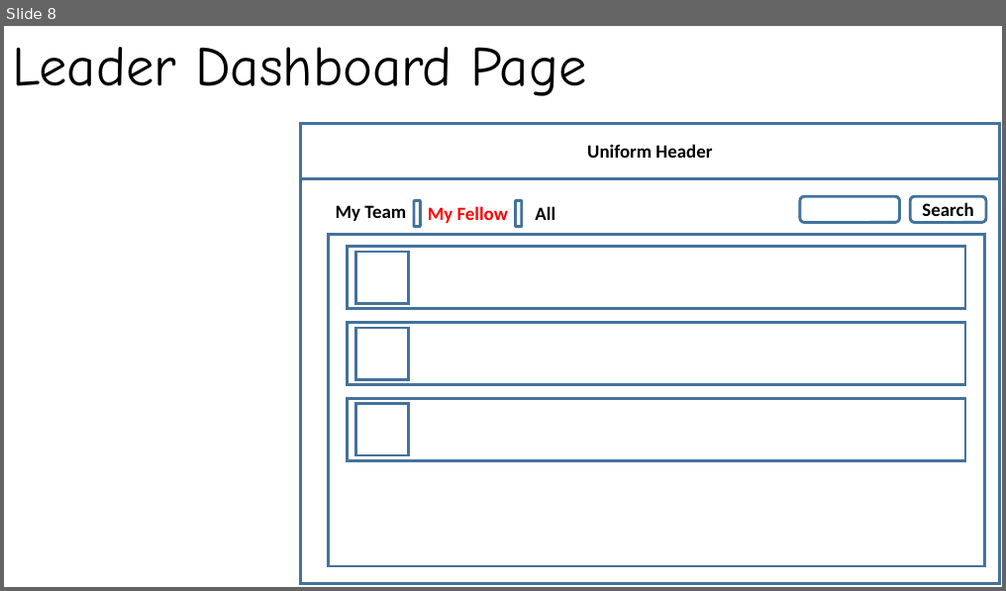
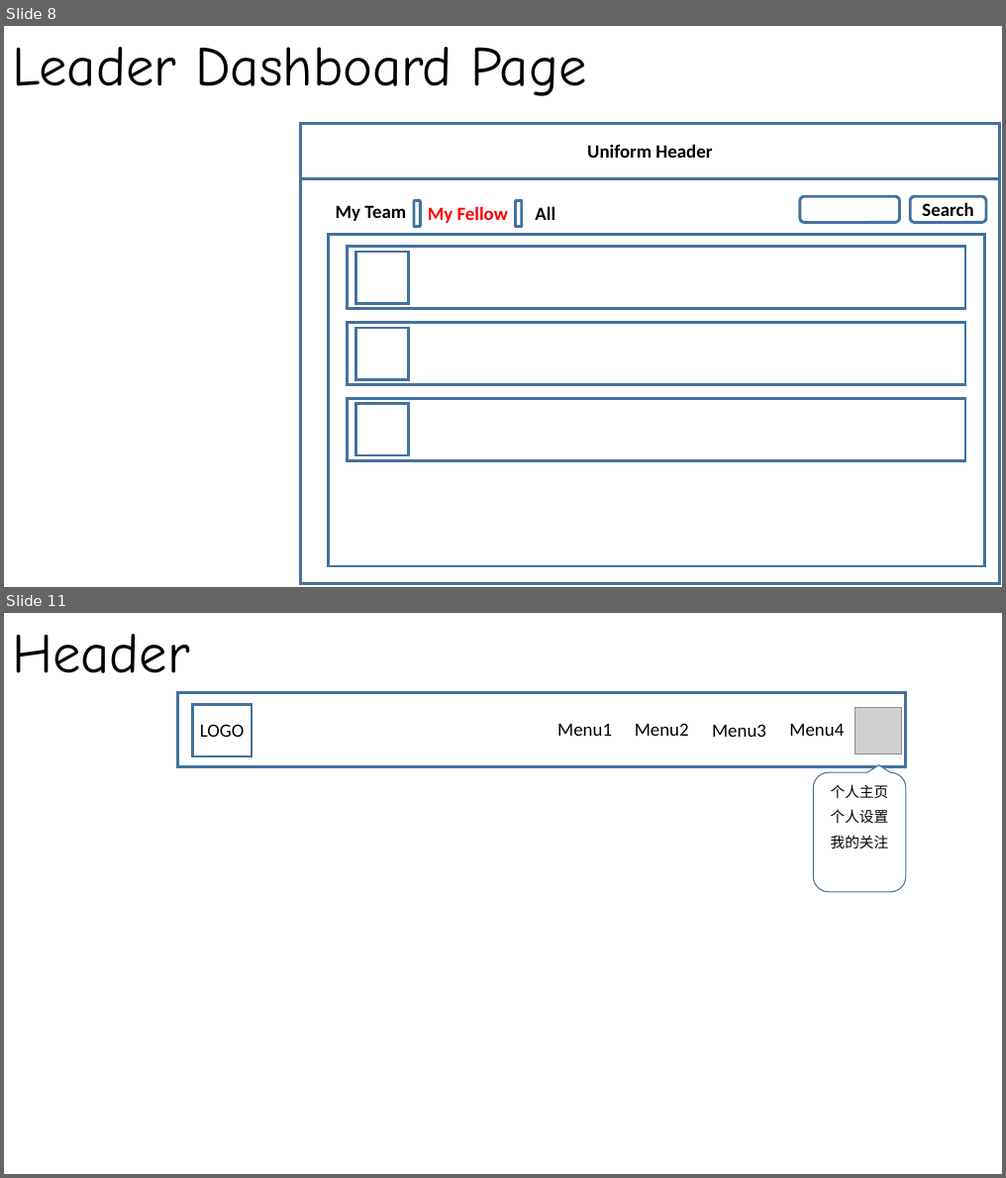
Before and after one commit to Aiyoumi-FE/ONE-TEAM, a slide deck: pageDesign.pptx. Shown one above the other, each under a label of ours: slide 8 before the commit, slides 8 and 11 after it; the slides between them are not shown. The pictures are 1006x591 and 1006x1178 pixels, drawn with LibreOffice and Linux fonts; fonts in the diff are those of the drawing; grey boxes stand for pictures. Boxes give left, top, right and bottom in pixels: in the first picture for what was removed or moved away, otherwise in the second. Text is boxed around its words. In the diff, an @@ line names an element or a change of style, - is before the commit and + after.

```diff
--- a/pageDesign.pptx
+++ b/pageDesign.pptx
@@ slide 11 added at (4, 613, 1002, 1174), background #FFFFFF @@
@@ text added at (12, 634, 190, 673), 54 pt, text #000000 @@
+Header
@@ group added at (177, 693, 906, 892): 8 texts, 2 rectangles, 1 picture, 1 rounded speech box @@
+LOGO
+Menu1
+Menu2
+Menu3
+Menu4
+个人主页
+个人设置
+我的关注
```
Also in this commit, not shown: 1 slide changed, 12 other slides added, 1 slide removed.
